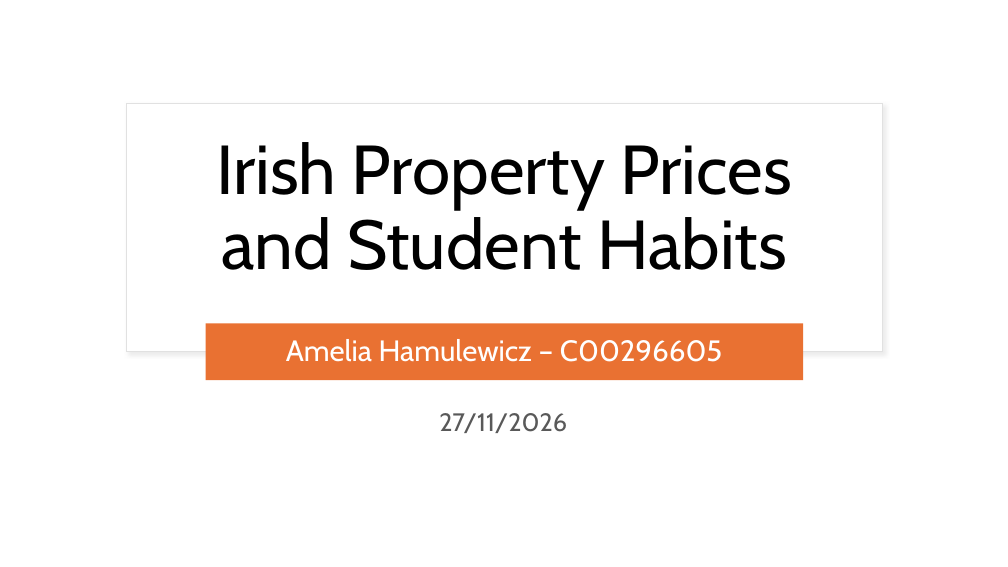
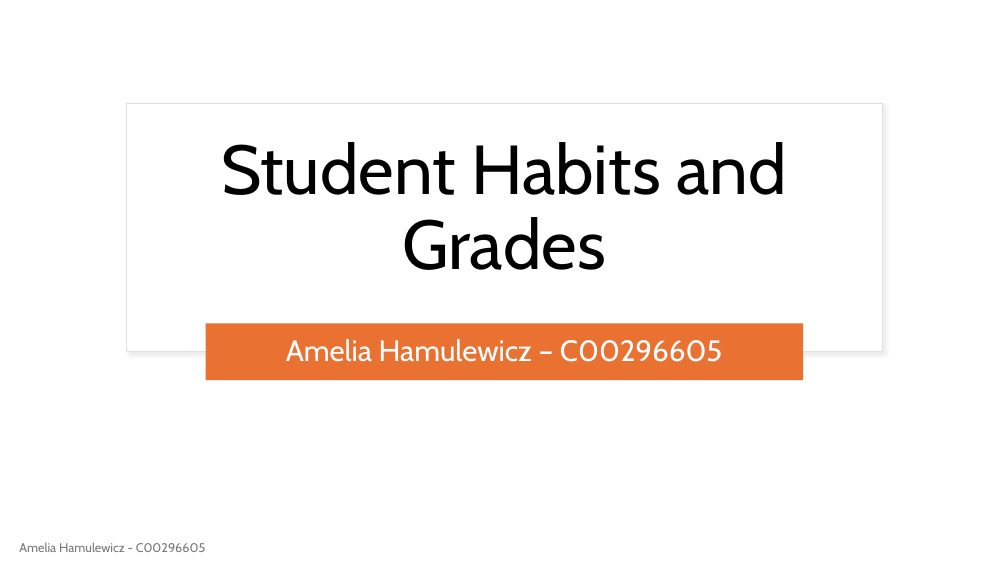
Before and after one commit to amelia720/Data-Science-Portfolio-Amelia-Hamulewicz, a slide deck: slide 1 of docs/Irish Property Prices and Student Habits.pptx. Drawn at 1008x567 pixels with LibreOffice and Linux fonts; fonts in the diff are those of the drawing. Boxes give left, top, right and bottom in pixels: in the first picture for what was removed or moved away, otherwise in the second. Text is boxed around its words. In the diff, an @@ line names an element or a change of style, - is before the commit and + after.

```diff
--- a/docs/Irish Property Prices and Student Habits.pptx
+++ b/docs/Irish Property Prices and Student Habits.pptx
@@ title at <box>221,142,786,270</box>: text changed @@
-Irish Property Prices and Student Habits
+Student Habits and Grades
@@ text removed at <box>439,413,567,433</box> @@
-27/11/2026
@@ text added at <box>19,542,206,552</box>, 12 pt, text #797979 @@
+Amelia Hamulewicz - C00296605
```
Also in this commit, not shown: 3 other slides changed, 3 slides removed, 2 other files.
